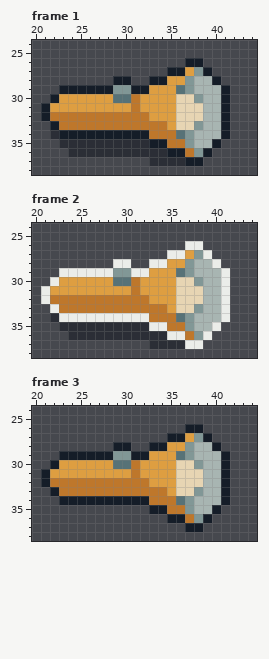
One commit to this pixel-art file: Assets/Textures/Items/Flashlight.aseprite. That is the earlier state.
64x64 pixels, 3 frames. Shown: frame 1: x 20..44, y 24..38; frame 2: x 20..44, y 24..38; frame 3: x 20..44, y 24..38.
The same view after the edit:
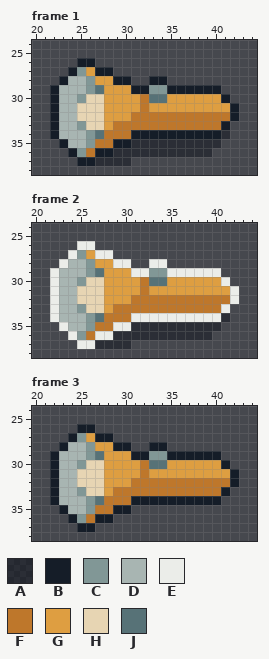
Palette (. is transparent): A #10141f80  B #151d28  C #819796  D #a8b5b2  E #ebede9  F #be772b  G #de9e41  H #e7d5b3  J #577277
Change:
--- frame 1, layers "Lamp", "Shadow"
@@ x 20..44 @@
 25 .........................
-26 .................BB......
-27 ...............BBGCB.....
-28 .........BB..BBGGCDDB....
-29 ...BBBBBBCCBBGGGJCDDDB...
-30 ..BGGGGGGJJFGGGGHHCDDB...
-31 .BGGGGGGGGGFGGGGHHHDDB...
-32 .BFFFFFFFFFFFGGGHHHDDB...
-33 ..BFFFFFFFFFFFFGHHCDDB...
-34 ..ABBBBBBBBBBFFFJCDDDB...
-35 ...AAAAAAAAAABBFFCDDB....
-36 ....AAAAAAAAAAABBFCB.....
-37 .............AAAABB......
+26 .....BB..................
+27 ....BCGBB................
+28 ...BDDCGGBB..BB..........
+29 ..BDDDCJGGGBBCCBBBBBB....
+30 ..BDDCHHGGGGFJJGGGGGGB...
+31 ..BDDHHHGGGGFGGGGGGGGGB..
+32 ..BDDHHHGGGFFFFFFFFFFFB..
+33 ..BDDCHHGFFFFFFFFFFFFB...
+34 ..BDDDCJFFFBBBBBBBBBBA...
+35 ...BDDCFFBBAAAAAAAAAA....
+36 ....BCFBBAAAAAAAAAAA.....
+37 .....BBAAAA..............
 38 .........................
--- frame 2, layers "Outline", "Shadow"
@@ x 20..44 @@
 25 .........................
-26 .................EE......
-27 ...............EEGCE.....
-28 .........EE..EEGGCDDE....
-29 ...EEEEEECCEEGGGJCDDDE...
-30 ..EGGGGGGJJFGGGGHHCDDE...
-31 .EGGGGGGGGGFGGGGHHHDDE...
-32 .EFFFFFFFFFFFGGGHHHDDE...
-33 ..EFFFFFFFFFFFFGHHCDDE...
-34 ..AEEEEEEEEEEFFFJCDDDE...
-35 ...AAAAAAAAAAEEFFCDDE....
-36 ....AAAAAAAAAAAEEFCE.....
-37 .............AAAAEE......
+26 .....EE..................
+27 ....ECGEE................
+28 ...EDDCGGEE..EE..........
+29 ..EDDDCJGGGEECCEEEEEE....
+30 ..EDDCHHGGGGFJJGGGGGGE...
+31 ..EDDHHHGGGGFGGGGGGGGGE..
+32 ..EDDHHHGGGFFFFFFFFFFFE..
+33 ..EDDCHHGFFFFFFFFFFFFE...
+34 ..EDDDCJFFFEEEEEEEEEEA...
+35 ...EDDCFFEEAAAAAAAAAA....
+36 ....ECFEEAAAAAAAAAAA.....
+37 .....EEAAAA..............
 38 .........................
--- frame 3, layer "Lamp"
@@ x 20..44 @@
 25 .........................
-26 .................BB......
-27 ...............BBGCB.....
-28 .........BB..BBGGCDDB....
-29 ...BBBBBBCCBBGGGJCDDDB...
-30 ..BGGGGGGJJFGGGGHHCDDB...
-31 .BGGGGGGGGGFGGGGHHHDDB...
-32 .BFFFFFFFFFFFGGGHHHDDB...
-33 ..BFFFFFFFFFFFFGHHCDDB...
-34 ...BBBBBBBBBBFFFJCDDDB...
-35 .............BBFFCDDB....
-36 ...............BBFCB.....
-37 .................BB......
+26 .....BB..................
+27 ....BCGBB................
+28 ...BDDCGGBB..BB..........
+29 ..BDDDCJGGGBBCCBBBBBB....
+30 ..BDDCHHGGGGFJJGGGGGGB...
+31 ..BDDHHHGGGGFGGGGGGGGGB..
+32 ..BDDHHHGGGFFFFFFFFFFFB..
+33 ..BDDCHHGFFFFFFFFFFFFB...
+34 ..BDDDCJFFFBBBBBBBBBB....
+35 ...BDDCFFBB..............
+36 ....BCFBB................
+37 .....BB..................
 38 .........................
Boxes around the changes in both pictures, in picture pixels (x1, y1, x2, y2):
changed: (41, 58, 239, 166)
changed: (41, 241, 239, 349)
changed: (41, 424, 239, 532)
